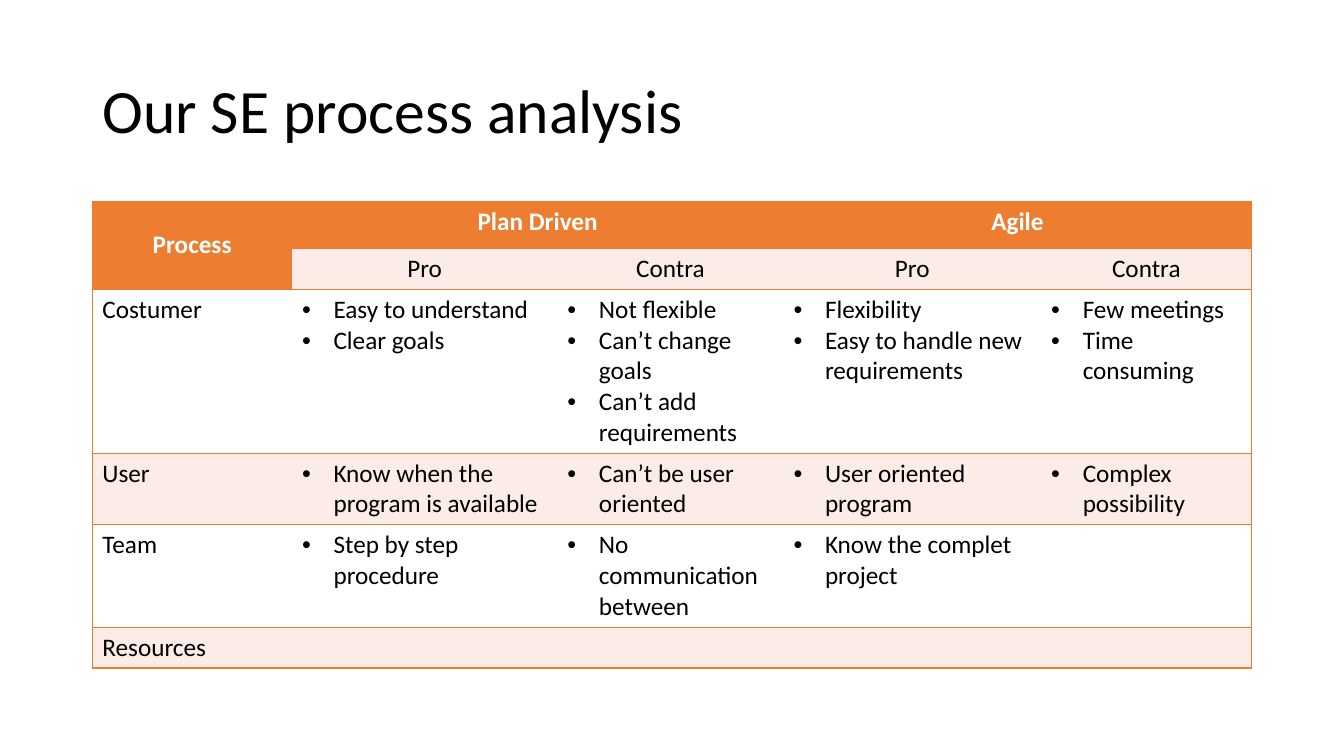
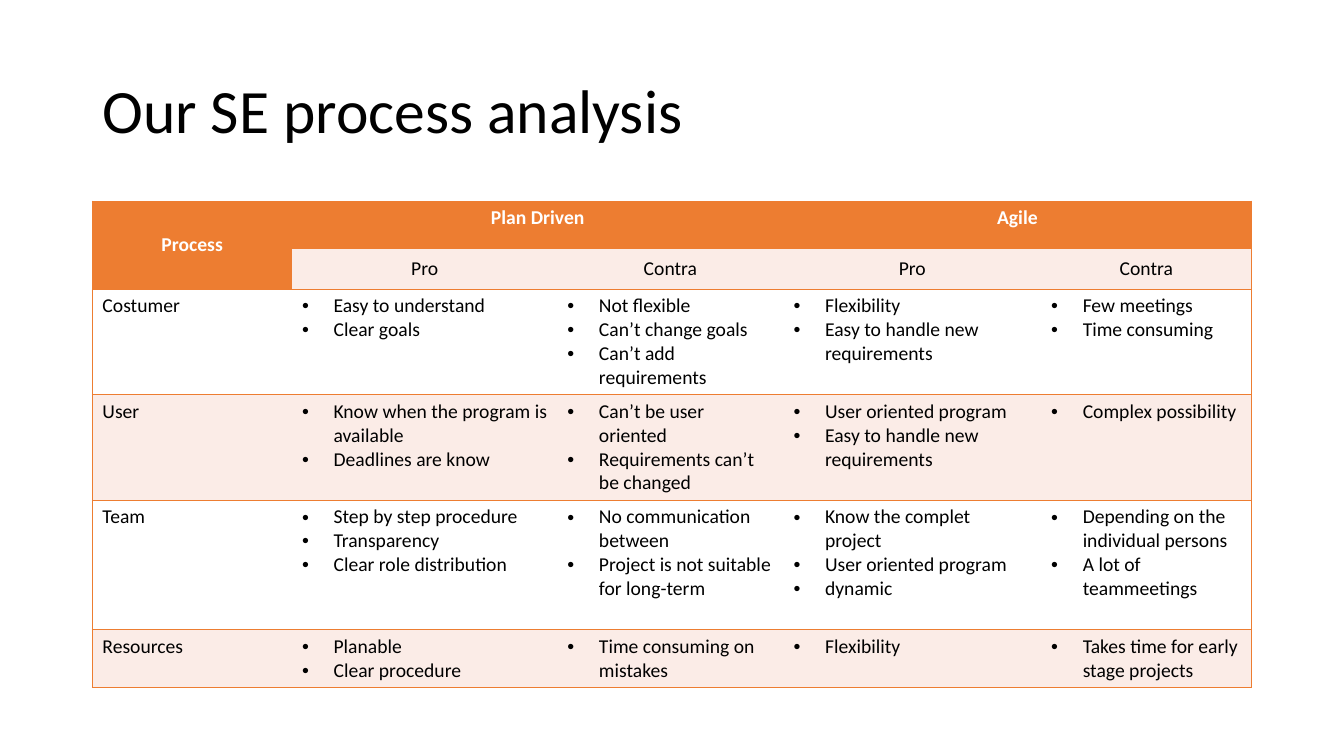
Before and after one commit to tomia1/ch.bfh.btx8081.w2016.red, a slide deck: slide 4 of doc/task2/red_task2.pptx. Drawn at 1344x756 pixels with LibreOffice and Linux fonts; fonts in the diff are those of the drawing. Boxes give left, top, right and bottom in pixels: in the first picture for what was removed or moved away, otherwise in the second. Text is boxed around its words. In the diff, an @@ line names an element or a change of style, - is before the commit and + after.

```diff
--- a/doc/task2/red_task2.pptx
+++ b/doc/task2/red_task2.pptx
@@ table at (93, 202, 1252, 685) @@
-row 4: User | Know when the program is available | Can’t be user oriented | User oriented program | Complex possibility
+row 4: User | Know when the program is available / Deadlines are know | Can’t be user oriented / Requirements can’t be changed | User oriented program / Easy to handle new requirements | Complex possibility
-row 5: Team | Step by step procedure | No communication between | Know the complet project | 
+row 5: Team | Step by step procedure / Transparency / Clear role distribution | No communication between / Project is not suitable for long-term | Know the complet project / User oriented program / dynamic | Depending on the individual persons / A lot of teammeetings
-row 6: Resources |  |  |  | 
+row 6: Resources | Planable / Clear procedure | Time consuming on mistakes | Flexibility | Takes time for early stage projects
@@ size 18 to 14 pt in "Process", "Plan Driven", "Agile", "Pro" and 17 more places @@
```
